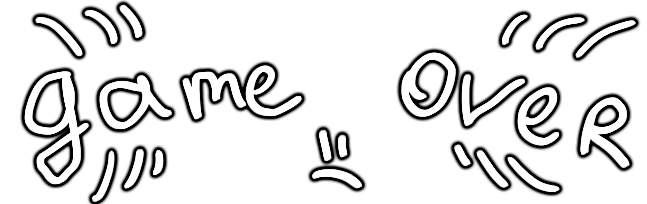
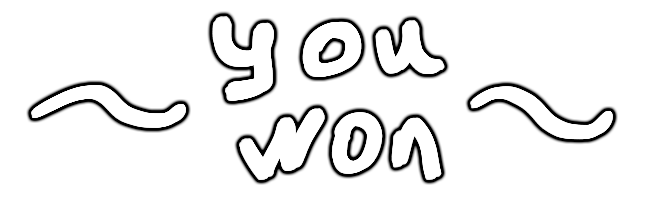
The second 647 x 204 image is a revision of the first. Changes to its layers:
added group "GameWin" with 10 layers above "Pause" over [28, 16, 621, 185]
added layer "Layer 27" in group "GameWin" over [31, 16, 613, 180]
renamed "Group 1" to "GameOver", hid the group it (10 layers) over [24, 1, 641, 203]
